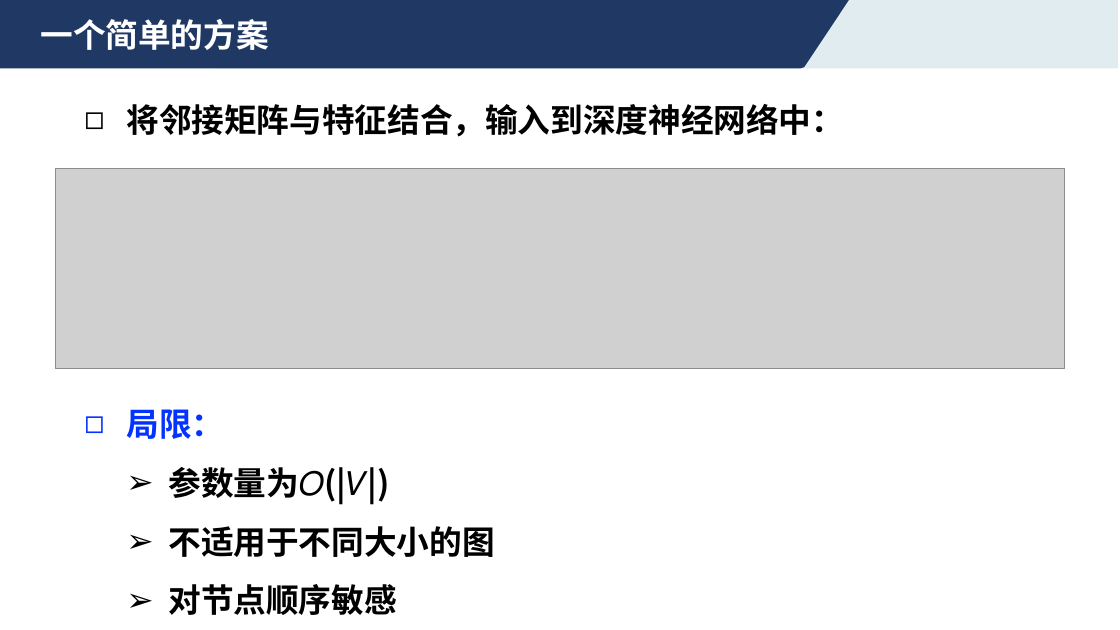
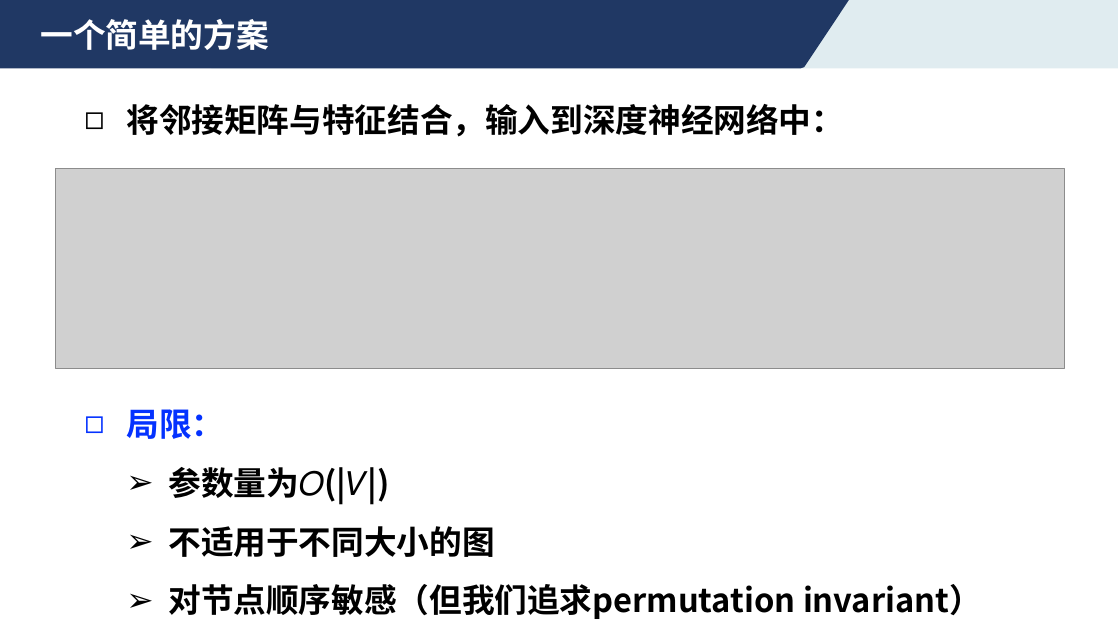
Before and after one commit to ustc-aicourse/ustc-aicourse.github.io, a slide deck: slide 11 of course-materials/theory/2026-10-12/4.3 图神经网络.pptx. Drawn at 1120x630 pixels with LibreOffice and Linux fonts; fonts in the diff are those of the drawing; grey boxes stand for pictures. Boxes give left, top, right and bottom in pixels: in the first picture for what was removed or moved away, otherwise in the second. Text is boxed around its words. In the diff, an @@ line names an element or a change of style, - is before the commit and + after.

```diff
--- a/course-materials/theory/2026-10-12/4.3 图神经网络.pptx
+++ b/course-materials/theory/2026-10-12/4.3 图神经网络.pptx
@@ text at <box>168,584,982,619</box>: text changed @@
-  ➢ 对节点顺序敏感
+  ➢ 对节点顺序敏感（但我们追求permutation invariant）
```
Also in this commit, not shown: 2 other files.
